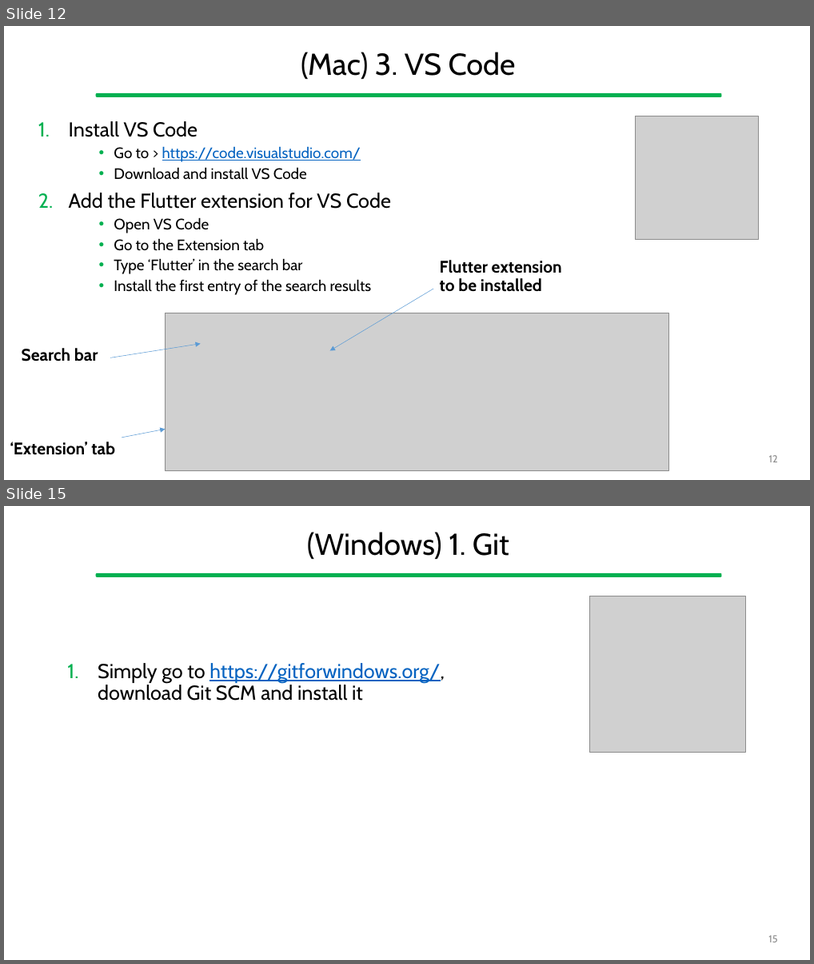
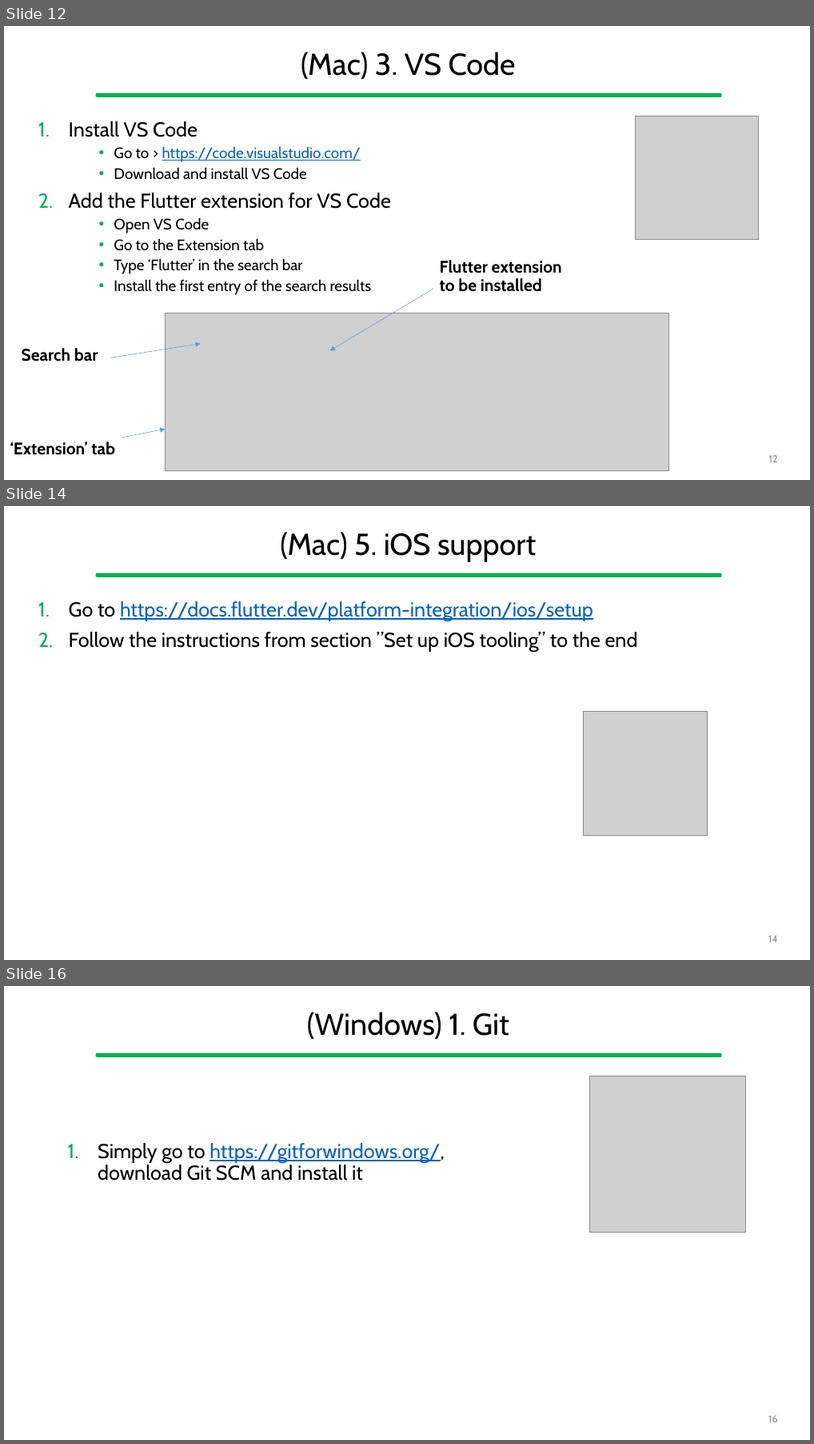
Before and after one commit to gcappon/bwthw, a slide deck: guides/setup_development_environment.pptx. Shown one above the other, each under a label of ours: slides 12 and 15 before the commit, slides 12, 14 and 16 after it; the slides between them are not shown. The pictures are 814x964 and 814x1444 pixels, drawn with LibreOffice and Linux fonts; fonts in the diff are those of the drawing; grey boxes stand for pictures. Boxes give left, top, right and bottom in pixels: in the first picture for what was removed or moved away, otherwise in the second. Text is boxed around its words. In the diff, an @@ line names an element or a change of style, - is before the commit and + after.

```diff
--- a/guides/setup_development_environment.pptx
+++ b/guides/setup_development_environment.pptx
@@ slide 14 added at (x1=4, y1=506, x2=810, y2=960), background #FFFFFF; not listed: 1 template element that a slide beside it also shows @@
@@ title added at (x1=280, y1=532, x2=536, y2=562), 36 pt, text #000000 @@
+(Mac) 5. iOS support
@@ text added at (x1=69, y1=601, x2=638, y2=652), 24 pt, text #000000 @@
+1. Go to https://docs.flutter.dev/platform-integration/ios/setup
+2. Follow the instructions from section ”Set up iOS tooling” to the end
@@ picture added at (x1=583, y1=711, x2=708, y2=836) @@
@@ page number added at (x1=769, y1=935, x2=778, y2=942), 12 pt, text #8C8C8C @@
+14
@@ what was slide 15 is now slide 16 @@
@@ page number at (x1=769, y1=1415, x2=778, y2=1422): text changed @@
-15
+16
```
Also in this commit, not shown: 6 slides changed, 1 other file.
